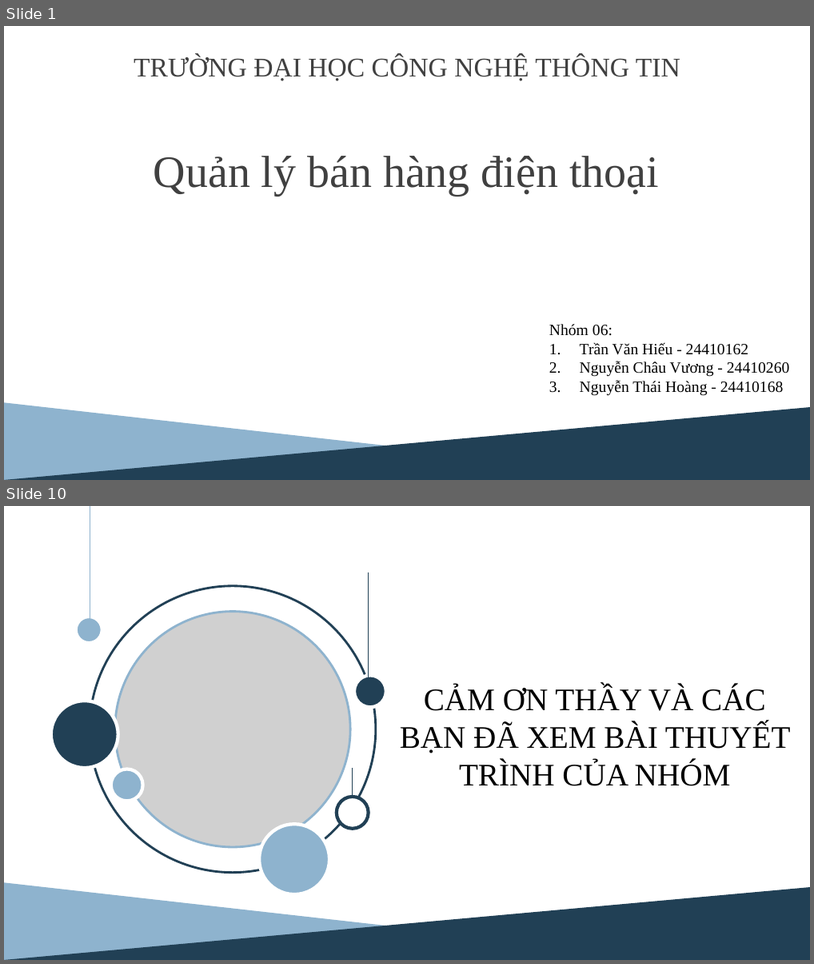
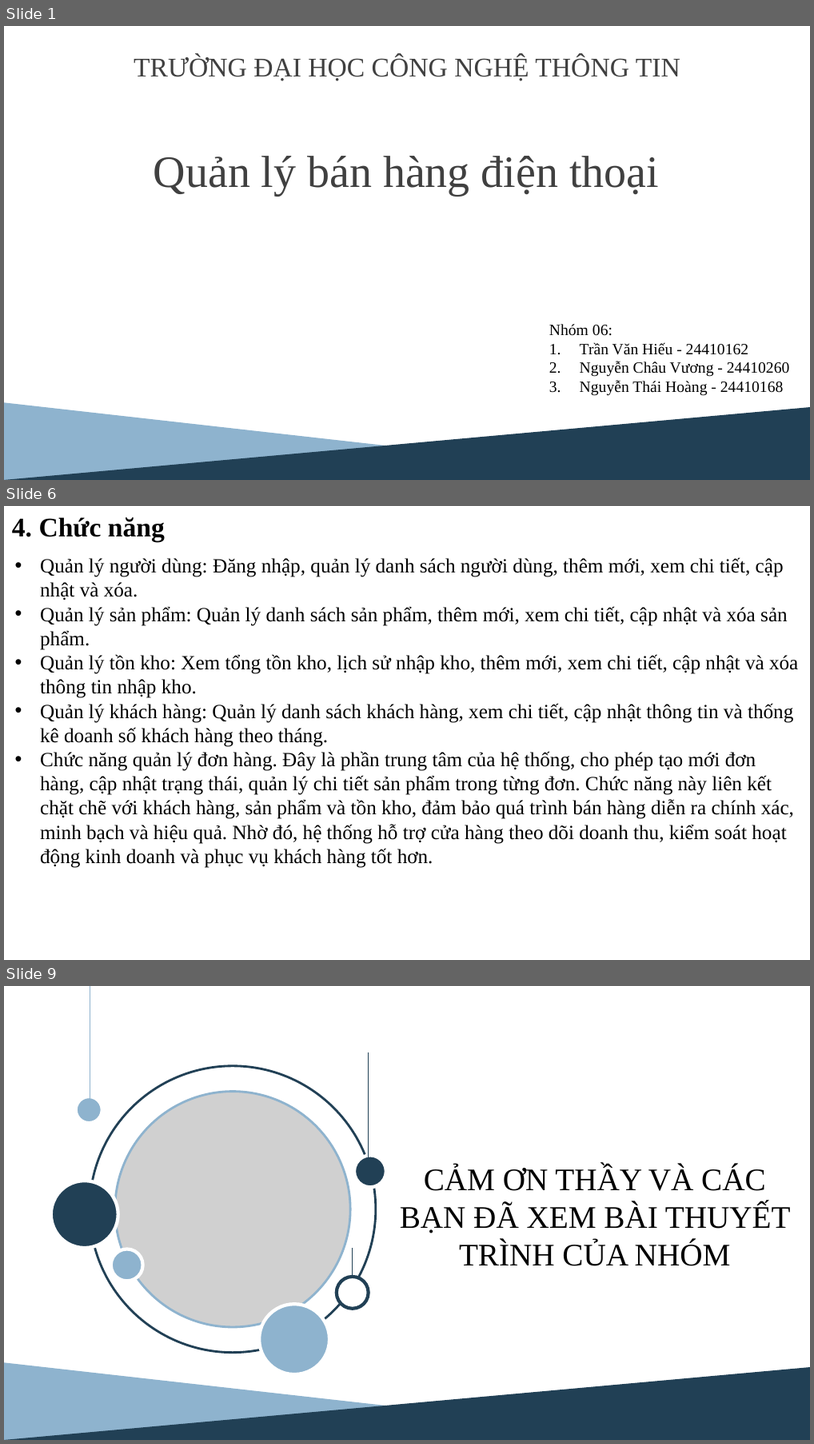
Before and after one commit to googlemap2/doan_python, a slide deck: baocao/slide_bao_cao.pptx. Shown one above the other, each under a label of ours: slides 1 and 10 before the commit, slides 1, 6 and 9 after it; the slides between them are not shown. The pictures are 814x964 and 814x1444 pixels, drawn with LibreOffice and Linux fonts; fonts in the diff are those of the drawing; grey boxes stand for pictures. Boxes give left, top, right and bottom in pixels: in the first picture for what was removed or moved away, otherwise in the second. Text is boxed around its words. In the diff, an @@ line names an element or a change of style, - is before the commit and + after.

```diff
--- a/baocao/slide_bao_cao.pptx
+++ b/baocao/slide_bao_cao.pptx
@@ slide 6 added at [4, 506, 810, 960], background #FFFFFF @@
@@ text added at [12, 517, 165, 542], 24 pt, text #000000, bold @@
+4. Chức năng
@@ text added at [40, 557, 798, 868], 18 pt, text #000000 @@
+• Quản lý người dùng: Đăng nhập, quản lý danh sách người dùng, thêm mới, xem chi tiết, cập nhật và xóa.
+• Quản lý sản phẩm: Quản lý danh sách sản phẩm, thêm mới, xem chi tiết, cập nhật và xóa sản phẩm.
+• Quản lý tồn kho: Xem tổng tồn kho, lịch sử nhập kho, thêm mới, xem chi tiết, cập nhật và xóa thông tin nhập kho.
+• Quản lý khách hàng: Quản lý danh sách khách hàng, xem chi tiết, cập nhật thông tin và thống kê doanh số khách hàng theo tháng.
+• Chức năng quản lý đơn hàng. Đây là phần trung tâm của hệ thống, cho phép tạo mới đơn hàng, cập nhật trạng thái, quản lý chi tiết sản phẩm trong từng đơn. Chức năng này liên kết chặt chẽ với khách hàng, sản phẩm và tồn kho, đảm bảo quá trình bán hàng diễn ra chính xác, minh bạch và hiệu quả. Nhờ đó, hệ thống hỗ trợ cửa hàng theo dõi doanh thu, kiểm soát hoạt động kinh doanh và phục vụ khách hàng tốt hơn.
@@ what was slide 10 is now slide 9 @@
```
Also in this commit, not shown: 3 slides changed, 3 other slides added, 5 slides removed, 3 other files.
